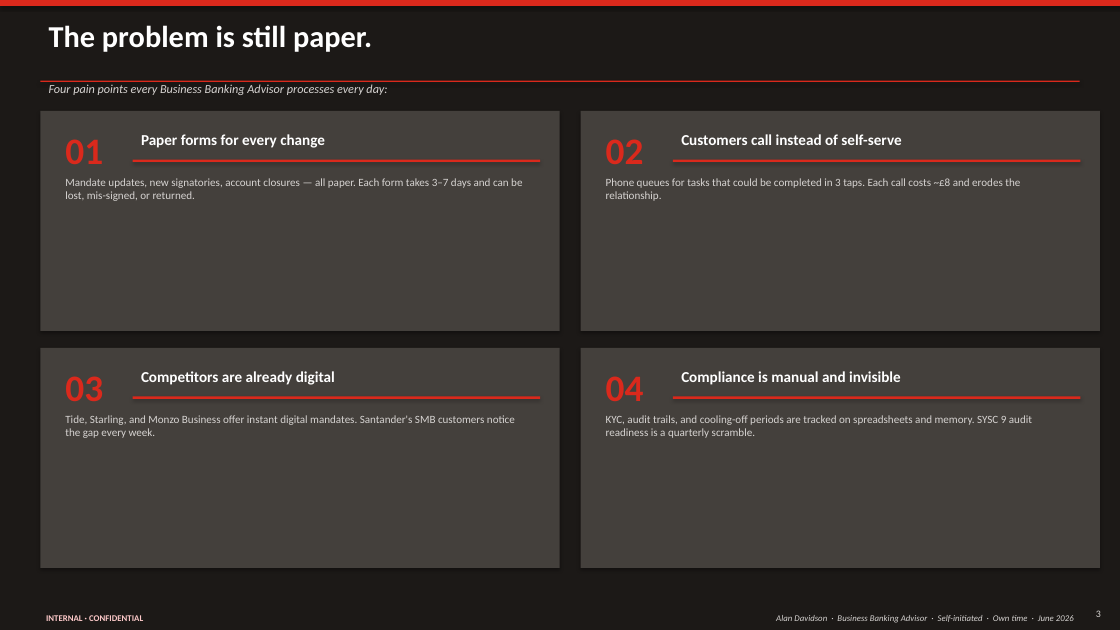
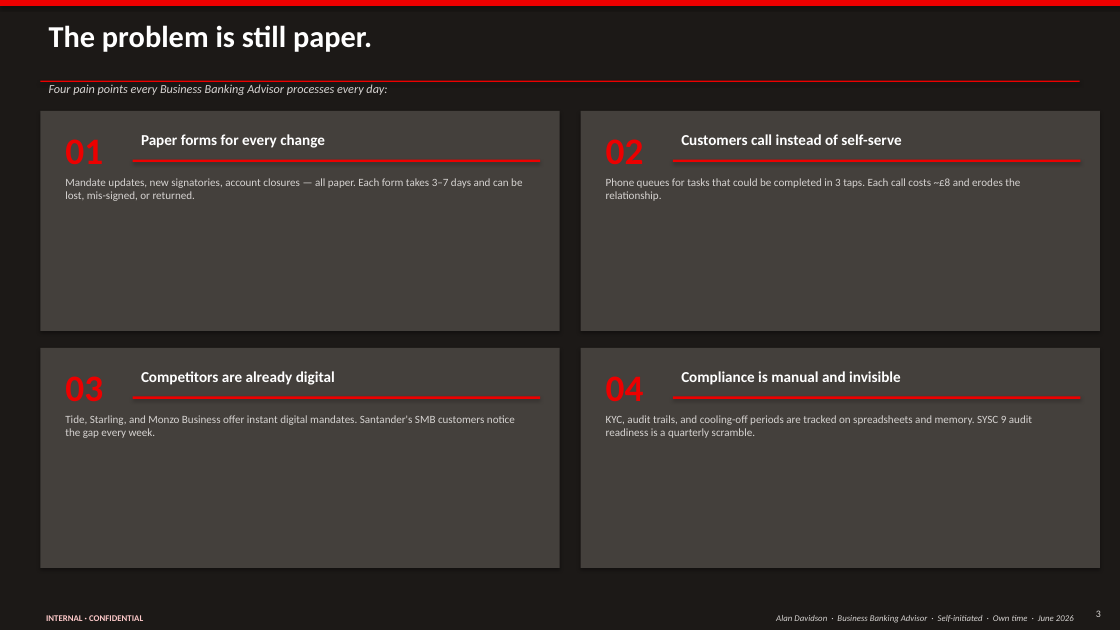
Before and after one commit to imscots-ui/santander, a slide deck: slide 3 of Santander_Digital_Banking_Future.pptx. Drawn at 1120x630 pixels with LibreOffice and Linux fonts; fonts in the diff are those of the drawing. Boxes give left, top, right and bottom in pixels: in the first picture for what was removed or moved away, otherwise in the second. Text is boxed around its words. In the diff, an @@ line names an element or a change of style, - is before the commit and + after.

```diff
--- a/Santander_Digital_Banking_Future.pptx
+++ b/Santander_Digital_Banking_Future.pptx
@@ text colour #DA291C to #EC0000 in 4 elements at box(65, 139, 103, 164), box(606, 139, 644, 164), box(65, 376, 103, 401), box(606, 376, 644, 401) @@
@@ fill #DA291C to #EC0000 in 6 elements at box(0, 0, 1120, 6), box(40, 81, 1080, 82), box(133, 160, 540, 162), box(673, 160, 1081, 162), box(133, 397, 540, 399), box(673, 397, 1081, 399) @@
```
Also in this commit, not shown: 15 other slides changed, 33 other files.
